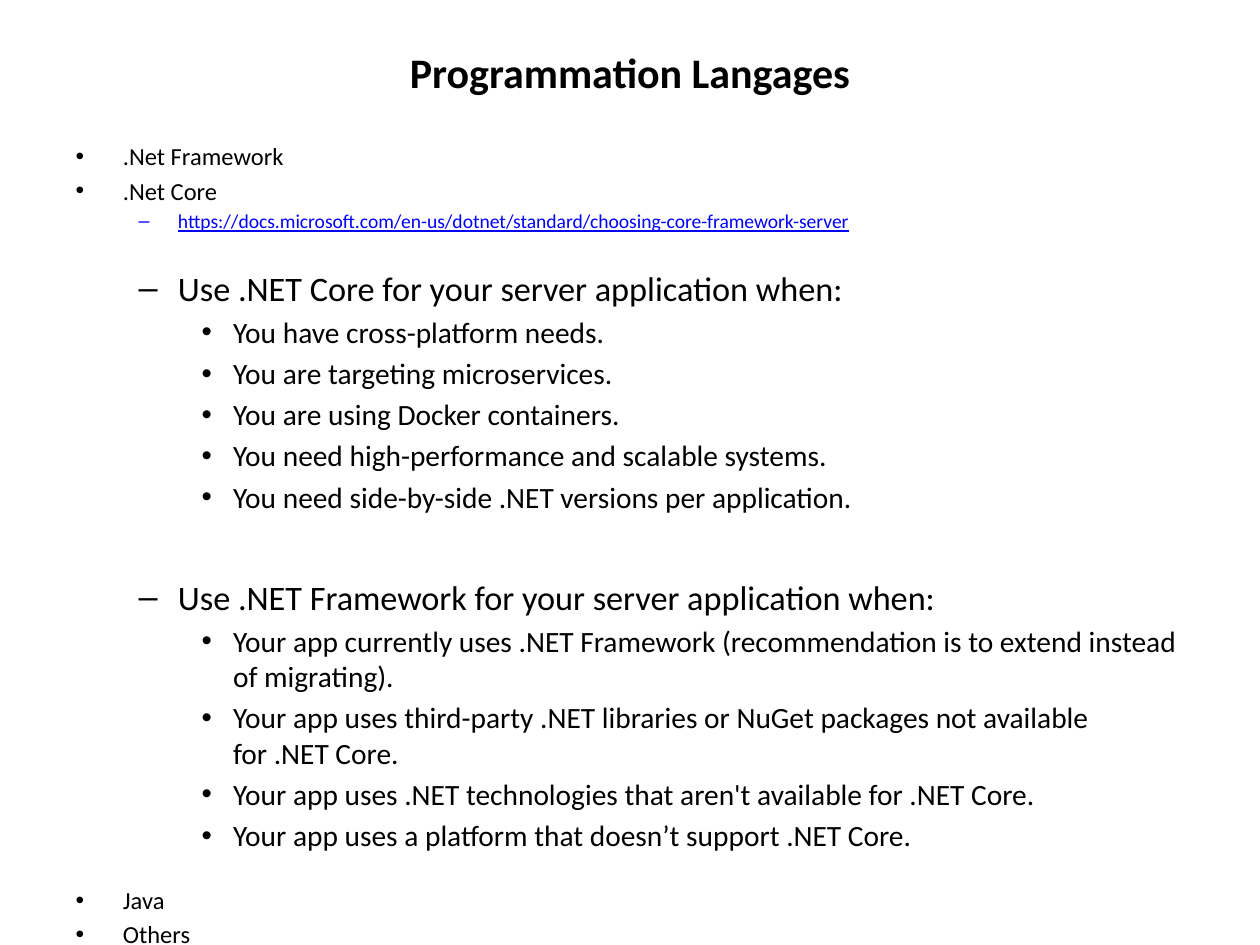
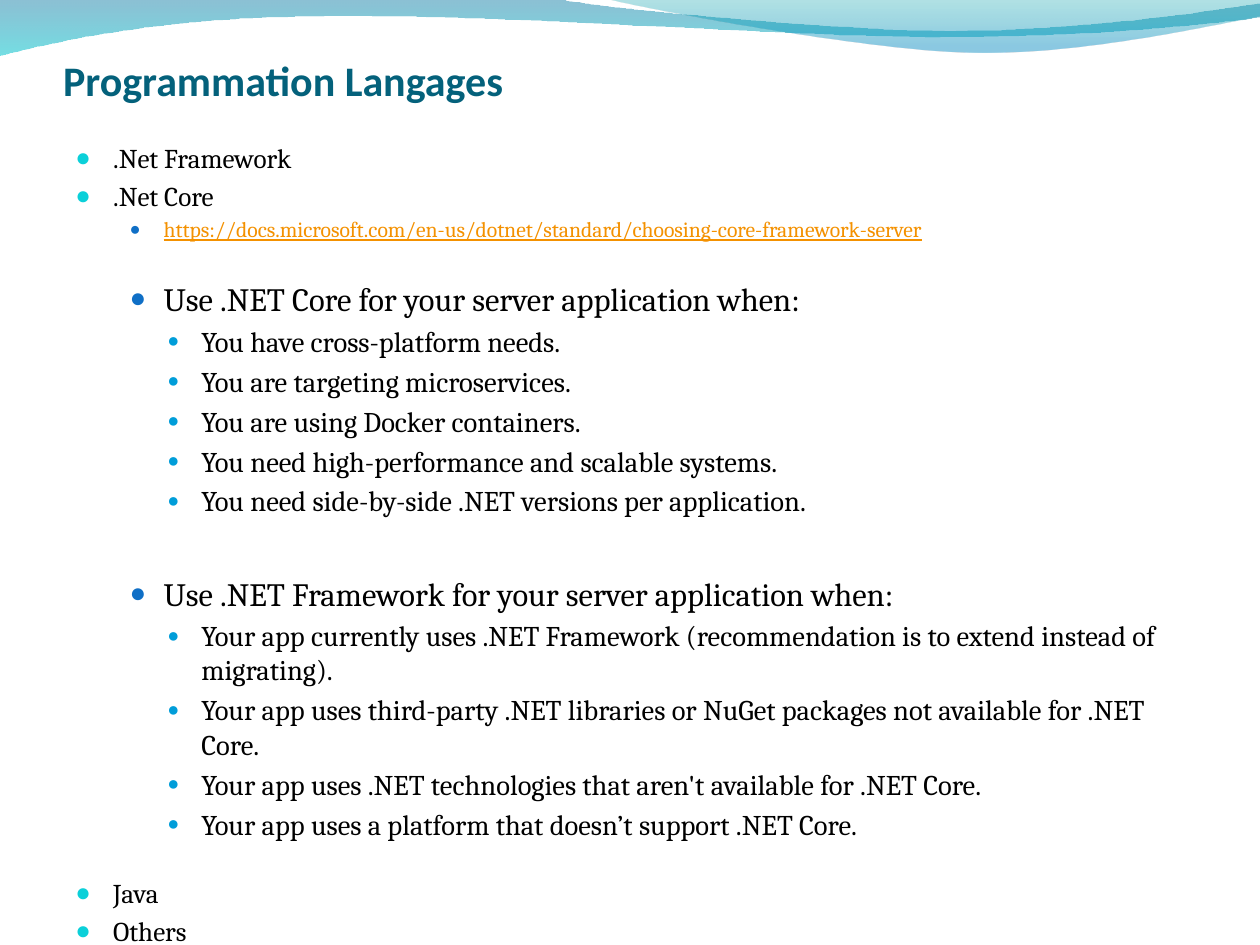
Before and after one commit to ygo74/microsvc, a slide deck: slide 15 of Documentation/Container Architecture.pptx (slide 9 before the commit). Drawn at 1260x945 pixels with LibreOffice and Linux fonts; fonts in the diff are those of the drawing; background and template pictures are left out. Boxes give left, top, right and bottom in pixels: in the first picture for what was removed or moved away, otherwise in the second. Text is boxed around its words. In the diff, an @@ line names an element or a change of style, - is before the commit and + after.

```diff
--- a/Documentation/Container Architecture.pptx
+++ b/Documentation/Container Architecture.pptx
@@ freeform shape added at [0, 0, 1260, 55], fill gradient #0074A1 to #00C6CF @@
@@ freeform shape added at [604, 0, 1260, 55], fill gradient #00A1A9 to #008BBF @@
@@ title "Programmation Langages" at [63, 66, 503, 103]: text colour #000000 to #04617B; alignment centre to left; vertical alignment middle to bottom @@
@@ text ".Net Framework" at [113, 149, 1155, 841]: size 14 to 15.5 pt in ".Net Framework", ".Net Core", "Java", "Others"; font Calibri to Cambria; size 11.2 to 12.4 pt, text colour #0000FF to #F49100 in "https://docs.microsoft.com/en-us/dotnet/standard/choosing-co ..."; size 19.6 to 18.6 pt in "Use .NET Core for your server application ...", "Use .NET Framework for your server application ..."; size 16.8 to 16.3 pt in "You have cross-platform needs.", "You are targeting microservices.", "You are using Docker containers.", "You need high-performance and scalable systems." and 5 more places; bullet • to ●; bullet – to ● @@
```
Also in this commit, not shown: 9 other slides changed, 7 slides added, 1 slide removed.
